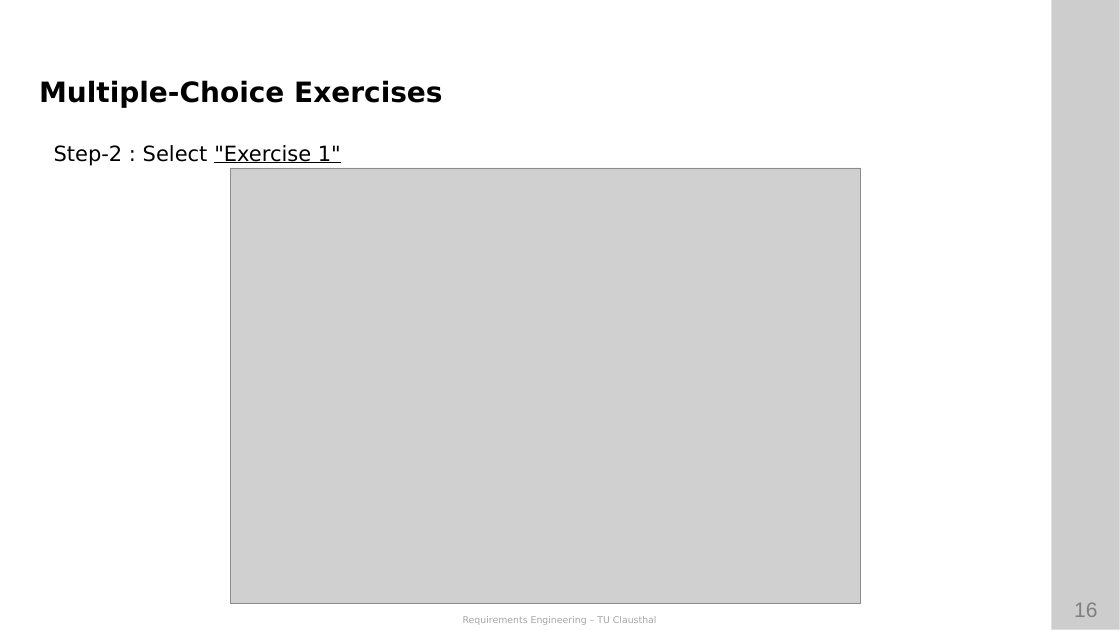
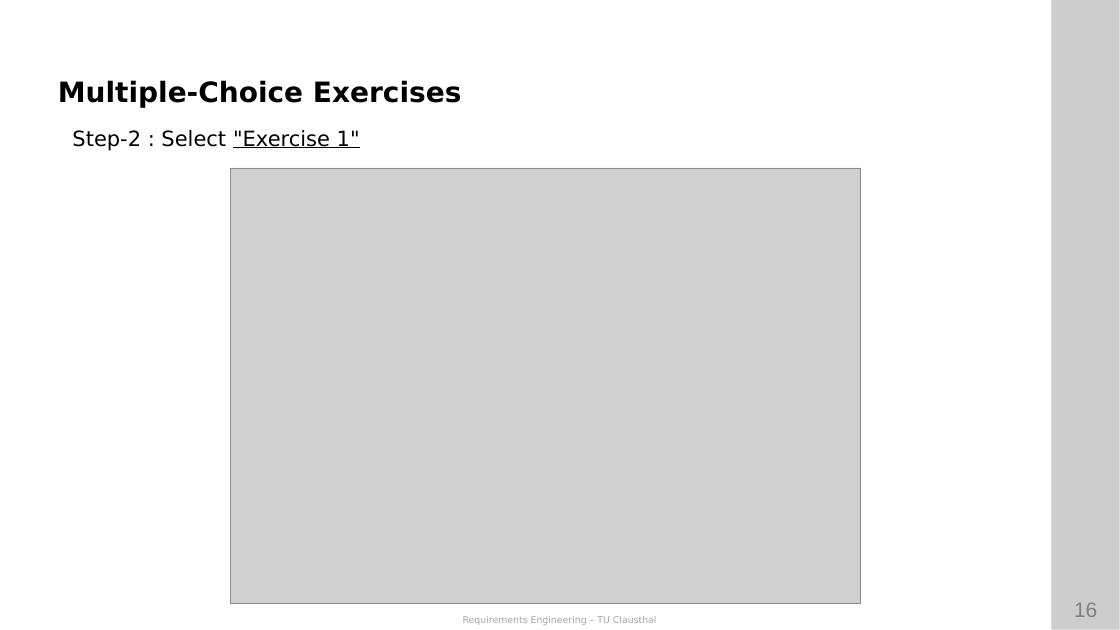
Before and after one commit to ETCE-LAB/teaching-material, a slide deck: slide 16 of Requirements-Engineering/RE-L00-Organization.pptx. Drawn at 1120x630 pixels with LibreOffice and Linux fonts; fonts in the diff are those of the drawing; grey boxes stand for pictures; background and template pictures are left out. Boxes give left, top, right and bottom in pixels: in the first picture for what was removed or moved away, otherwise in the second. Text is boxed around its words. In the diff, an @@ line names an element or a change of style, - is before the commit and + after.

```diff
--- a/Requirements-Engineering/RE-L00-Organization.pptx
+++ b/Requirements-Engineering/RE-L00-Organization.pptx
@@ text "Multiple-Choice Exercises": place and size @@
-text "Multiple-Choice Exercises" at box(39, 80, 442, 108)
+text "Multiple-Choice Exercises" at box(58, 80, 461, 108)
@@ text "Step-2 : Select "Exercise 1"": place and size @@
-text "Step-2 : Select "Exercise 1"" at box(54, 145, 341, 166)
+text "Step-2 : Select "Exercise 1"" at box(72, 130, 360, 151)
```
Also in this commit, not shown: 15 other slides changed, 1 other file.
